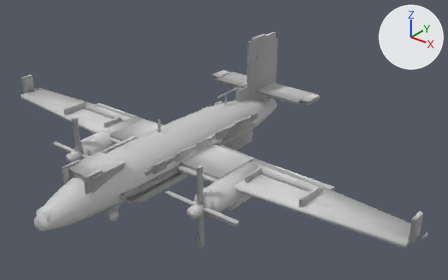
An edit to the FBX model game/Airside/Assets/Airside/Art/Models/Aircraft/mdl_regional_turboprop_01_authored_v01.fbx, drawn before and after from the same camera.
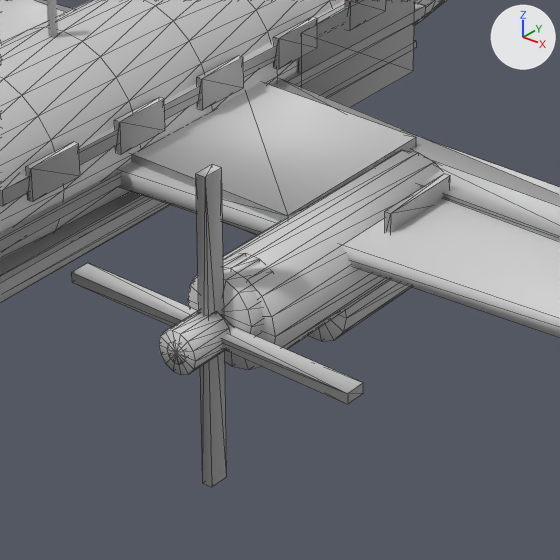
The first picture shows the older version from a camera (50 mm lens) standing at (0.1138, -0.1251, 0.0938) and looking at (0.0112, 0.0032, 0.0143). The close-ups show the older and then the newer version on the part from 33% to 65% of the width and 44% to 95% of the height of that picture. Only the edits that show in the close-ups are written down. Lighting does not change. The marker at upper right points along +X, +Y and +Z. The close-ups show mesh edges as thin lines. Where no turn or scale is listed for an object, it has been applied to the vertices. Vertices at exactly the same position are counted once.

Names of what the first close-up shows: 'belly_fairing', 'cabin_window_band', 'cargo_door', 'engine_right', 'fuselage', 'intake_right', 'livery_stripe', 'propeller_right', 'propeller_right_b', 'spoiler_right', 'wing_right', 'wing_root_right' and 14 more.
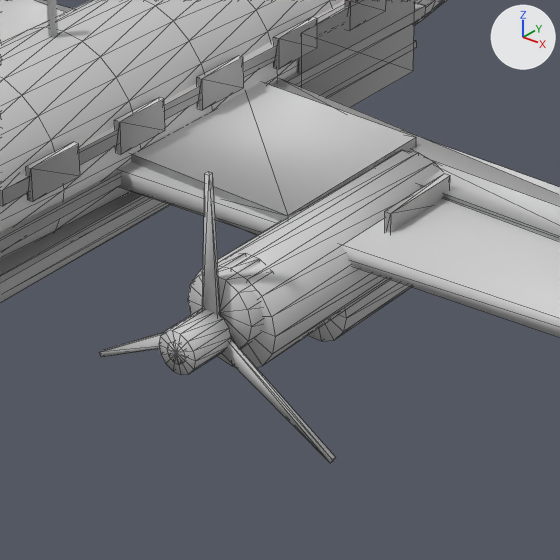
Pixel boxes [x1, y1, x2, y2] of what changed, in the close-ups (560 x 560 px):
'propeller_right_b', reshaped: before [72, 263, 363, 404]; after [99, 333, 163, 357]
'propeller_right', reshaped (44% narrower, 55% shorter): before [196, 164, 227, 487]; after [203, 172, 220, 316]
'propeller_right_c', added: after [222, 339, 336, 463]
part 2 of me_mesh_062, deleted: before [72, 263, 363, 404]
part 3 of me_mesh_062, added: after [99, 333, 163, 357]

What changed in the scene script:
```text
Change me_mesh_062:
    used by ob_propeller_right_b; location = (0.0, 0.0, 0.0)
    remove me_mesh_062.from_pydata(...)  # 8 vertices, 12 faces; spans x 0.012..0.036, y -0.0233..-0.0217, z 0.0081..0.0089
    add me_mesh_062.from_pydata(...)  # 8 vertices, 12 faces; spans x 0.0137..0.0235, y -0.0227..-0.0223, z 0.0024..0.0086
    me_mesh_062 part 2: 8 vertices removed from x 0.012..0.036, y -0.0233..-0.0217, z 0.0081..0.0089
    me_mesh_062 part 3: 8 vertices added at x 0.0137..0.0235, y -0.0227..-0.0223, z 0.0024..0.0086
Change me_mesh_061:
    used by ob_propeller_right; location = (0.0, 0.0, 0.0)
    remove me_mesh_061.from_pydata(...)  # 8 vertices, 12 faces; spans x 0.0236..0.0244, y -0.0233..-0.0217, z -0.0035..0.0205
    add me_mesh_061.from_pydata(...)  # 8 vertices, 12 faces; spans x 0.0234..0.0246, y -0.0227..-0.0223, z 0.0095..0.0203
    me_mesh_061 part 1: the whole mesh is rebuilt
Add me_mesh_064_1:
    me_mesh_064_1.from_pydata([(0.02519, -0.02233, 0.00856), (0.02454, -0.02233, 0.00744), (0.03412, -0.02233, 0.00243), (0.03432, -0.02233, 0.00277), (0.02519, -0.02267, 0.00856), (0.03432, -0.02267, 0.00277), (0.03412, -0.02267, 0.00243), (0.02454, -0.02267, 0.00744)], [], [(0, 1, 2), (0, 2, 3), (4, 5, 6), (4, 6, 7), (0, 4, 7), (0, 7, 1), (3, 2, 6), (3, 6, 5), (1, 7, 6), (1, 6, 2), (0, 3, 5), (0, 5, 4)])
    me_mesh_064_1.polygons.foreach_set('use_smooth', [True] * 12)
    me_mesh_064_1.materials.append(mat_defaultmaterial)  # light grey #cbcbcb
Add ob_propeller_right_c:
    ob_propeller_right_c = bpy.data.objects.new('propeller_right_c', me_mesh_064_1)
    ob_propeller_right_c.location = (0.0, 0.0, 0.0)
```
